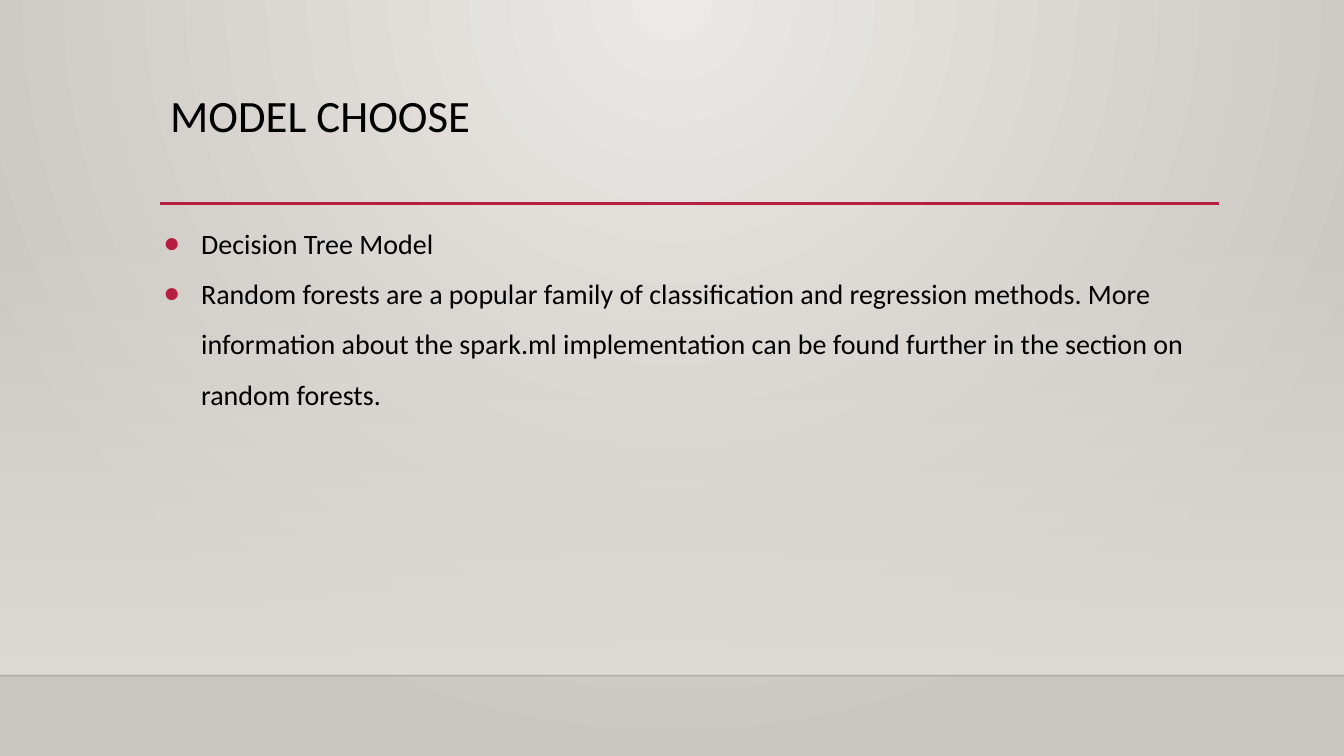
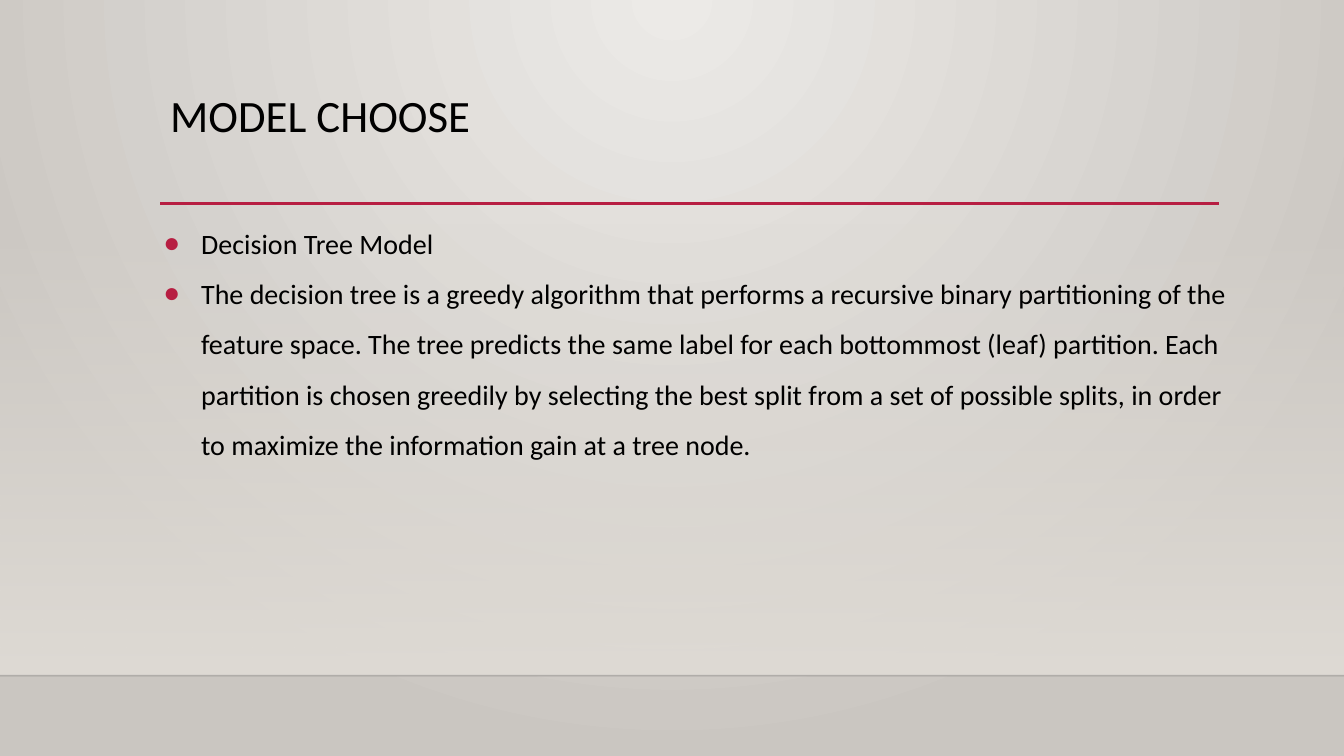
Before and after one commit to MAQI-SHI/CSYE-7200-Final-Project-Team-6, a slide deck: slide 13 of finalPresentation.pptx (slide 15 before the commit). Drawn at 1344x756 pixels with LibreOffice and Linux fonts; fonts in the diff are those of the drawing; background and template pictures are left out. Boxes give left, top, right and bottom in pixels: in the first picture for what was removed or moved away, otherwise in the second. Text is boxed around its words. In the diff, an @@ line names an element or a change of style, - is before the commit and + after.

```diff
--- a/finalPresentation.pptx
+++ b/finalPresentation.pptx
@@ text at box(201, 284, 1225, 460): text changed @@
-● Random forests are a popular family of classification and regression methods. More information about the spark.ml implementation can be found further in the section on random forests.
+● The decision tree is a greedy algorithm that performs a recursive binary partitioning of the feature space. The tree predicts the same label for each bottommost (leaf) partition. Each partition is chosen greedily by selecting the best split from a set of possible splits, in order to maximize the information gain at a tree node.
```
Also in this commit, not shown: 8 other slides changed, 1 other file.
